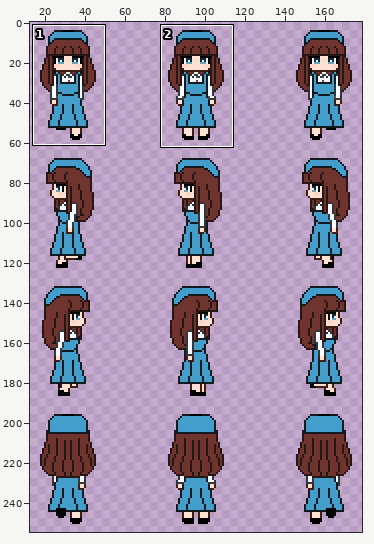
Edited in one commit: sprite sheet (sprites/characters/player/player.png). The picture above shows the old version from afar; the outline marks the close-up.
Close-up. Before:
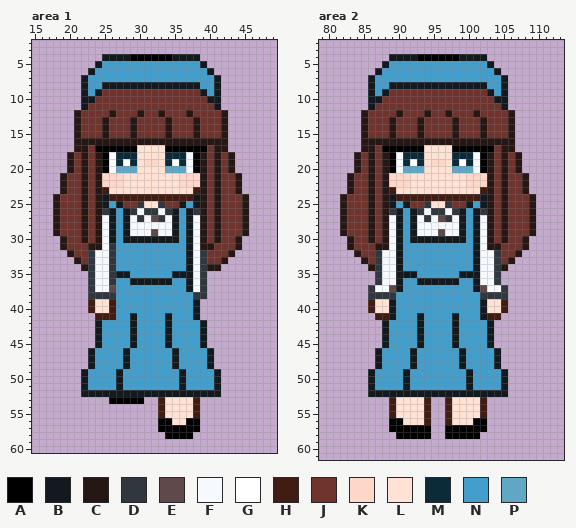
The file is 192x256 pixels. Pixels under 10% opacity are left out. Colours within 5 levels of each other are drawn and written as one. Shown: area 1: x 15..49, y 2..60; area 2: x 79..113, y 2..61. The wide view leaves out empty margins. The commit also changed other parts of the picture, which this record leaves out.
Palette (. is transparent): A #000000  B #121a1f  C #261614  D #31373f  E #604a49  F #f6f9fd  G #ffffff  H #401c13  J #70342e  K #ffd7c8  L #ffe2d4  M #0c2b39  N #449ecc  P #61a6c5
Pixels before, area 1, first column x 18:
 4 .......BBBBAAAAAABBBB.......
 5 ......BNNNNNNNNNNNNNNB......
 6 .....BNNNNNNNNNNNNNNNNB.....
 7 ....BNNNNNNNNNNNNNNNNNNB....
 8 ....BNNBBBBBBBBBBBBBBNNB....
 9 ....BNBJJJJJJJJJJJJJJBNB....
10 ....BBJJJJJJJJJJJJJJJJBB....
11 ....BJJJJJJJJJJJJJJJJJJB....
12 ...CJJJJCJJJCJJCJJJCJJJJC...
13 ...CJJJCJJJCJJJJCJJJCJJJC...
14 ...CJJJCJJJCJJJJCJJJCJJJC...
15 ...CJJJCJJJCJJJJCJJJCJJJC...
16 ...CCCCCCCCCCCCCCCCCCCCCC...
17 ...CCJAAAAAALLLLAAAAAAJCC...
18 ..CJCJCAFMMMLLLLMMMFACJCJC..
19 ..CJCJCAFMGMLKKLMGMFACJCJC..
20 ..CJCJCAFPPPLLLLPPPFACJCJC..
21 .CJJCJCKKKLLLLLLLLKKKCJCJJC.
22 .CJJCJCKKKLLLLLLLLKKKCJCJJC.
23 .CJJCJCHLLLLLLLLLLLLHCJCJJC.
24 CJJJCJCBHHHHHHHHHHHHBCJCJJJC
25 CJJJCJCBNBJJDLLDJJBNBCJCJJJC
26 CJJJCJCDBNBDFDDFDBNBDCJCJJJC
27 CJJJCJCFBNBFDFEDFBNBFCJCJJJC
28 CJJJCJCFBNBFFFFFFBNBFCJCJJJC
29 CJJJCJCFBNBFFFEFFBNBFCJCJJJC
30 .CJJCJCFBNBBBBBBBBNBFCJCJJC.
31 .CJJJCCFDNNNNNNNNNNBFCCJJJC.
32 ..CJJDFFDNNNNNNNNNNBFDJJJC..
33 ...CJDFFDNNNNNNNNNNBFDJJC...
34 ....CDFFDNNNNNNNNNNBFDCC....
35 .....DFFDBBNNNNNNBBBFD......
36 .....DFFDNNBBBBBBNNBFD......
37 .....DFFENNNNNNNNNNBFD......
38 .....DDDDNNNNNNNNNNNDD......
39 .....HLLHNNNNNNNNNNNB.......
40 .....HLLHNNNNNNNNNNNB.......
41 ......HHHNNBNNNNBNNNB.......
42 ......BNNNNBNNNNBNNNNB......
43 ......BNNNNBNNNNBNNNNB......
44 ......BNNNNBNNNNBNNNNB......
45 ......BNNNNBNNNNBNNNNB......
46 .....BNNNNBNNNNNNBNNNNB.....
47 .....BNNNNBNNNNNNBNNNNB.....
48 .....BNNNNBNNNNNNBNNNNB.....
49 ....BNNNNBNNNNNNNNBNNNNB....
50 ....BNNNNBNNNNNNNNBNNNNB....
51 ....BNNNNBNNNNNNNNBNNNNB....
52 ....BBBBBBBBBBBBBBBBBBBB....
53 ........AAAAA..HLLLLH.......
54 ...............HLLLLH.......
55 ...............HLLLLH.......
56 ...............AALLAA.......
57 ...............AAAAAA.......
58 ................AAAA........
Pixels before, area 2, first column x 82:
 4 .......BBBBAAAAAABBBB.......
 5 ......BNNNNNNNNNNNNNNB......
 6 .....BNNNNNNNNNNNNNNNNB.....
 7 ....BNNNNNNNNNNNNNNNNNNB....
 8 ....BNNBBBBBBBBBBBBBBNNB....
 9 ....BNBJJJJJJJJJJJJJJBNB....
10 ....BBJJJJJJJJJJJJJJJJBB....
11 ....BJJJJJJJJJJJJJJJJJJB....
12 ...CJJJJCJJJCJJCJJJCJJJJC...
13 ...CJJJCJJJCJJJJCJJJCJJJC...
14 ...CJJJCJJJCJJJJCJJJCJJJC...
15 ...CJJJCJJJCJJJJCJJJCJJJC...
16 ...CCCCCCCCCCCCCCCCCCCCCC...
17 ...CCJAAAAAALLLLAAAAAAJCC...
18 ..CJCJCAFMMMLLLLMMMFACJCJC..
19 ..CJCJCAFMGMLKKLMGMFACJCJC..
20 ..CJCJCAFPPPLLLLPPPFACJCJC..
21 .CJJCJCKKKLLLLLLLLKKKCJCJJC.
22 .CJJCJCKKKLLLLLLLLKKKCJCJJC.
23 .CJJCJCHLLLLLLLLLLLLHCJCJJC.
24 CJJJCJCBHHHHHHHHHHHHBCJCJJJC
25 CJJJCJCBNBJJDLLDJJBNBCJCJJJC
26 CJJJCJCDBNBDFDDFDBNBDCJCJJJC
27 CJJJCJCFBNBFDFEDFBNBFCJCJJJC
28 CJJJCJCFBNBFFFFFFBNBFCJCJJJC
29 CJJJCJCFBNBFFFEFFBNBFCJCJJJC
30 .CJJCJCFBNBBBBBBBBNBFCJCJJC.
31 .CJJJCCFBNNNNNNNNNNBFCCJJJC.
32 ..CJJDFFBNNNNNNNNNNBFFDJJC..
33 ...CJDFFBNNNNNNNNNNBFFDJC...
34 ....CDFFBNNNNNNNNNNBFFDC....
35 .....DFFBBBNNNNNNBBBFFD.....
36 .....DFFBNNBBBBBBNNBFFD.....
37 ....DFFEBNNNNNNNNNNBEFFD....
38 ....DDDDNNNNNNNNNNNNDDDD....
39 ....HLLBNNNNNNNNNNNNBLLH....
40 ....HLLBNNNNNNNNNNNNBLLH....
41 .....HHBNNNBNNNNBNNNBHH.....
42 ......BNNNNBNNNNBNNNNB......
43 ......BNNNNBNNNNBNNNNB......
44 ......BNNNNBNNNNBNNNNB......
45 ......BNNNNBNNNNBNNNNB......
46 .....BNNNNBNNNNNNBNNNNB.....
47 .....BNNNNBNNNNNNBNNNNB.....
48 .....BNNNNBNNNNNNBNNNNB.....
49 ....BNNNNBNNNNNNNNBNNNNB....
50 ....BNNNNBNNNNNNNNBNNNNB....
51 ....BNNNNBNNNNNNNNBNNNNB....
52 ....BBBBBBBBBBBBBBBBBBBB....
53 .......HLLLLH..HLLLLH.......
54 .......HLLLLH..HLLLLH.......
55 .......HLLLLH..HLLLLH.......
56 .......AALLLH..HLLLAA.......
57 .......AAAAAA..AAAAAA.......
58 ........AAAAA..AAAAA........
Now the later version:
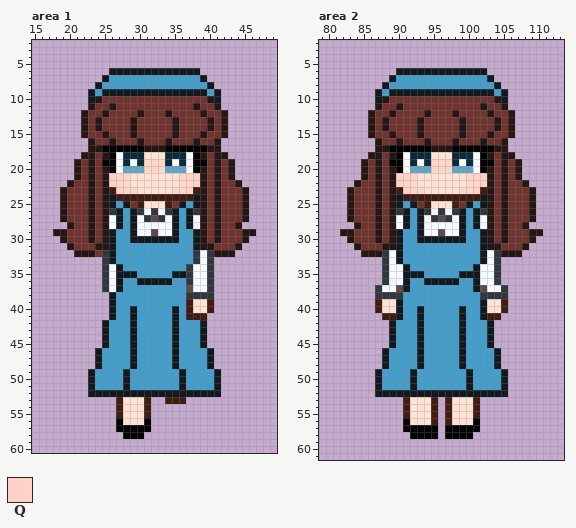
Colours new in this view: Q #ffd1c8
The edit:
Changed rows in their new state; - is an unchanged pixel.
Area 1:
first column x 18:
 4 -------..............--------
 5 ------................-------
 6 -----...BBBBBBBBBBBBB..------
 7 ----...B-------------B..-----
 8 ----..BNNNNNNNNNNNNNN-B.-----
 9 ----.BNBBBBBBBBBBBBBB--------
10 ----.-C---------------C------
11 ----.C--C-----------C--C-----
12 ---.C--CJ------JC--J-C-------
13 ---.C-CJ--------JC--J-C------
14 ---.C-CJ--------JC--J-C------
15 ---.C-----------JC--JC-------
16 ---..-JJ-JJJ-JJJ-JJJ-JJ-.----
17 ---..CC-----ACCC------C-.----
18 --..-CJCAF--M-----------C.---
19 --.CJCJ-AFMGM--K-----A-------
20 --.CJCJCAF--PKKK-------------
21 -..CJCJCQQK--------QQ----C.--
22 -.C-JCJCQ-K---------Q--------
23 ----JCJCHQKK-----KKQ------JC-
24 .C--JCJCB--------------------
25 .C--JCJCBNB-H--LH------------
26 .C--JCJCDBNBDF---------------
27 .C--JCJCFBNBFD---------------
28 ..C-JCJCFBNB--------------C.-
29 -C--JCJC--NB-------NB-------C
30 ----JCJC--N--------NB-----JC-
31 -.C--J-CB----------NB--------
32 --.CCCJDB----------NDFDCC----
33 ---....DB----------NDFD..----
34 ----...DFB---------D-FD.-----
35 -----..DF--B-------D-FD------
36 -----..DFB-N-------D-FD------
37 -----..DFB---------E-FD------
38 -----...B----------D--D------
39 -----...B----------HLLH------
40 -----...B--B-----B-HLLH------
41 ------..B-------NB-HHH-------
42 ------.B--------NB-----------
43 ------.B--------NB-----------
44 ------.B--------NB-----------
45 ------.B--------NB-----------
46 -----.B---NB-----------------
47 -----.B---NB-----------------
48 -----.B---NB-----------------
49 ----.B---NB------------------
50 ----.B---NB------------------
51 ----.B---NB------------------
52 ----.------------------------
53 --------.HLLLH-.HHH..--------
54 ---------HLLLH-......--------
55 ---------HLLLH-......--------
56 ---------ALLLA-......--------
57 ---------AAAAA-......--------
58 ----------AAA---....---------
Area 2:
first column x 82:
 4 -------..............--------
 5 ------................-------
 6 -----...BBBBBBBBBBBBB..------
 7 ----...B-------------B..-----
 8 ----..BNNNNNNNNNNNNNN-B.-----
 9 ----.BNBBBBBBBBBBBBBB--------
10 ----.-C---------------C------
11 ----.C--C-----------C--C-----
12 ---.C--CJ------JC--J-C-------
13 ---.C-CJ--------JC--J-C------
14 ---.C-CJ--------JC--J-C------
15 ---.C-----------JC--JC-------
16 ---..-JJ-JJJ-JJJ-JJJ-JJ-.----
17 ---..CC-----ACCC------C-.----
18 --..-CJCAF--M-----------C.---
19 --.CJCJ-AFMGM--K-----A-------
20 --.CJCJCAF--PKKK-------------
21 -..CJCJCQQK--------QQ----C.--
22 -.C-JCJCQ-K---------Q--------
23 ----JCJCHQKK-----KKQ------JC-
24 .C--JCJCB--------------------
25 .C--JCJCBNB-H--LH------------
26 .C--JCJCDBNBDF---------------
27 .C--JCJCFBNBFD---------------
28 ..C-JCJCFBNB--------------C.-
29 -C--JCJC--NB-------NB-------C
30 ----JCJC--N--------NB-----JC-
31 -.C--J-C-----------NB--------
32 --.CCCD------------NB--CC----
33 ---...D------------NB--..----
34 ----..D-FB-------------.-----
35 -----.D-F--B-----------------
36 -----.D-FB-N-----------------
37 ----.D-FEB-------------------
38 ----.---D--------------------
39 ----.H-LB--------------------
40 ----.H-LB--B-----B-----------
41 -----.-HB-------NB-----------
42 ------.B--------NB-----------
43 ------.B--------NB-----------
44 ------.B--------NB-----------
45 ------.B--------NB-----------
46 -----.B---NB-----------------
47 -----.B---NB-----------------
48 -----.B---NB-----------------
49 ----.B---NB------------------
50 ----.B---NB------------------
51 ----.B---NB------------------
52 ----.------------------------
53 -------..H--LH-----H.--------
54 -------..H--LH-----H.--------
55 -------..H--LH-----H.--------
56 -------..A--LH------.--------
57 -------..----A------.--------
58 --------..---A-----.---------
Pixel boxes of the changes (left, top, right, bottom) in both close-ups:
changed: (53, 54, 256, 439)
changed: (340, 54, 543, 439)
